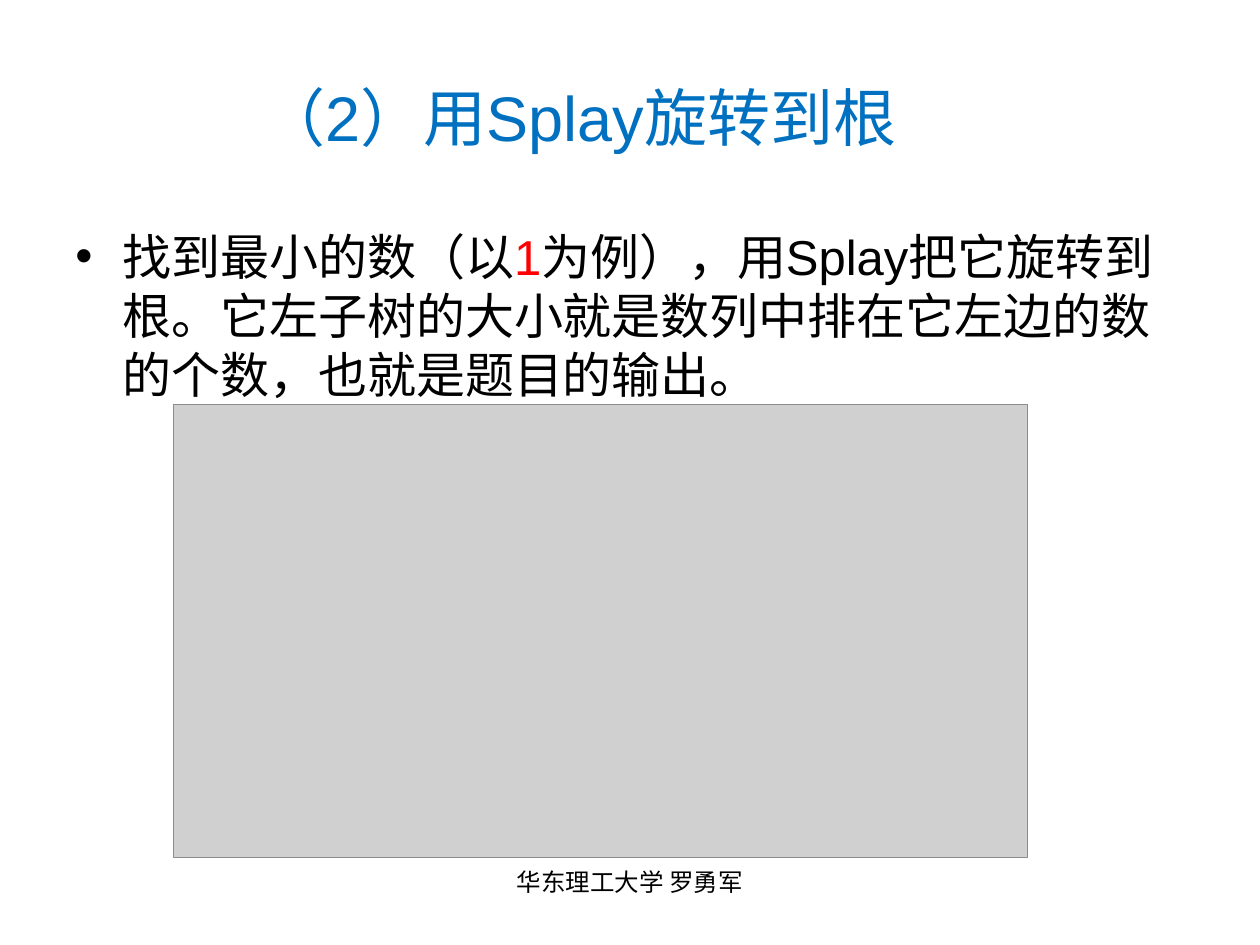
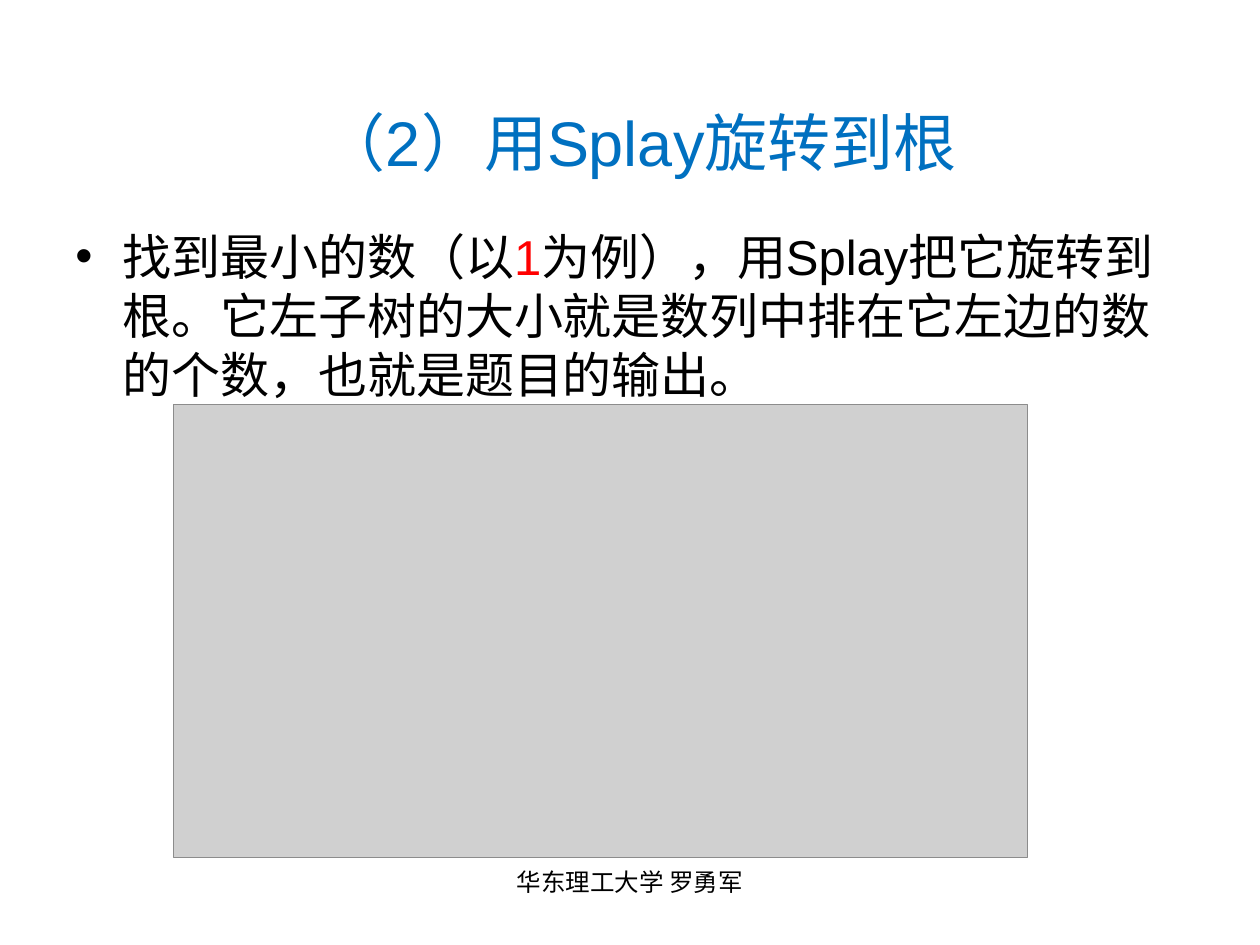
Before and after one commit to luoyongjun999/code, a slide deck: slide 71 of 第5章高级数据结构(上).ppt (slide 70 before the commit). Drawn at 1260x945 pixels with LibreOffice and Linux fonts; fonts in the diff are those of the drawing; grey boxes stand for pictures. Boxes give left, top, right and bottom in pixels: in the first picture for what was removed or moved away, otherwise in the second. Text is boxed around its words. In the diff, an @@ line names an element or a change of style, - is before the commit and + after.

```diff
--- a/第5章高级数据结构(上).ppt
+++ b/第5章高级数据结构(上).ppt
@@ title "（2）用Splay旋转到根": place and size @@
-title "（2）用Splay旋转到根" at <box>263,87,897,154</box>
+title "（2）用Splay旋转到根" at <box>323,112,957,179</box>
```
Also in this commit, not shown: 7 other slides changed, 1 slide added.
